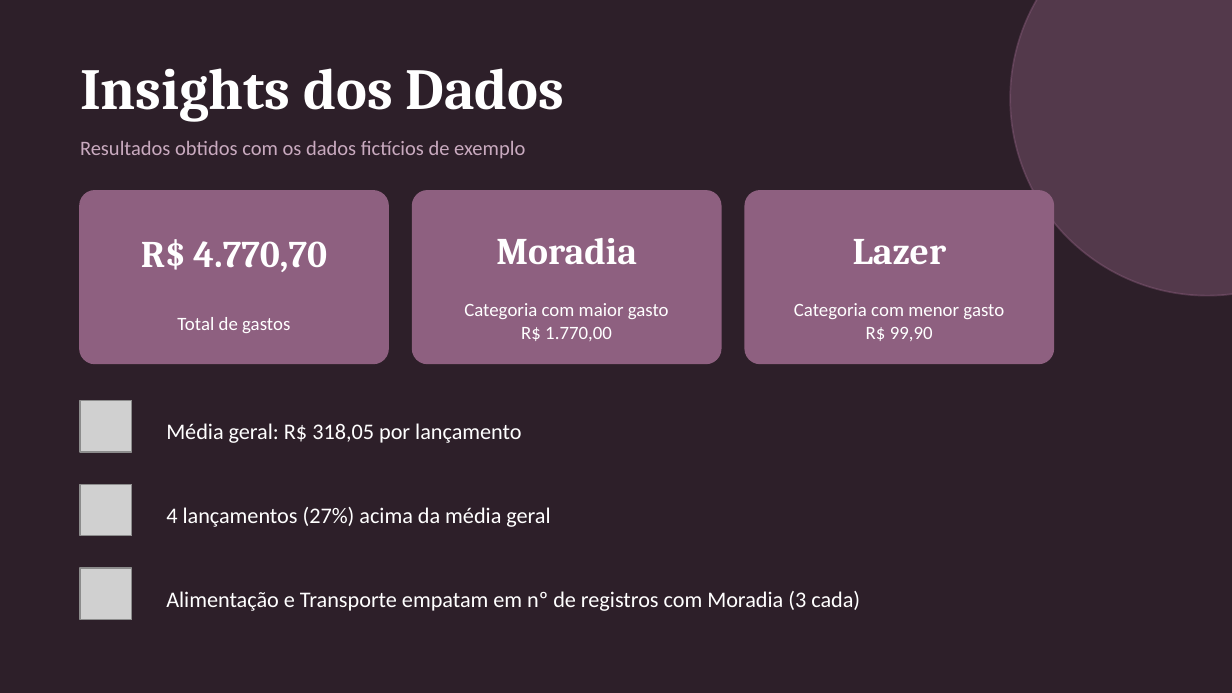
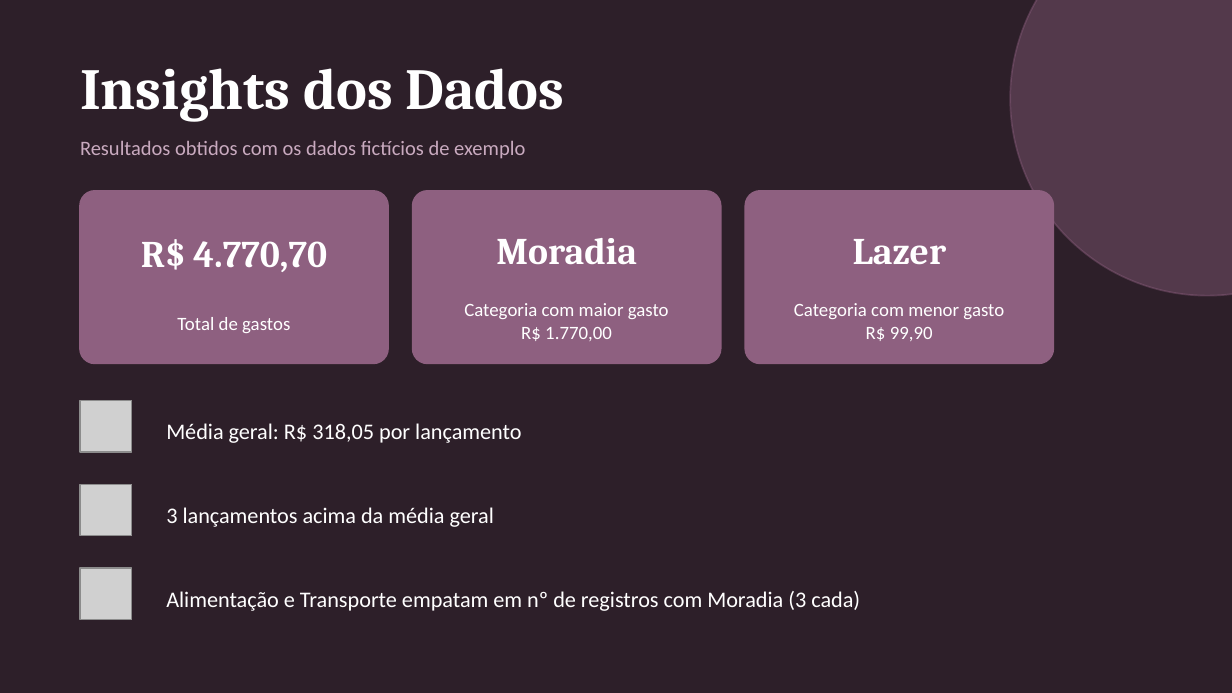
Before and after one commit to becodcf/challenge_financas, a slide deck: slide 8 of controleGastosGabrielNicolas.pptx. Drawn at 1232x693 pixels with LibreOffice and Linux fonts; fonts in the diff are those of the drawing; grey boxes stand for pictures. Boxes give left, top, right and bottom in pixels: in the first picture for what was removed or moved away, otherwise in the second. Text is boxed around its words. In the diff, an @@ line names an element or a change of style, - is before the commit and + after.

```diff
--- a/controleGastosGabrielNicolas.pptx
+++ b/controleGastosGabrielNicolas.pptx
@@ text at (166, 507, 494, 527): text changed @@
-4 lançamentos (27%) acima da média geral
+3 lançamentos acima da média geral
```
Also in this commit, not shown: 1 other slide changed.
